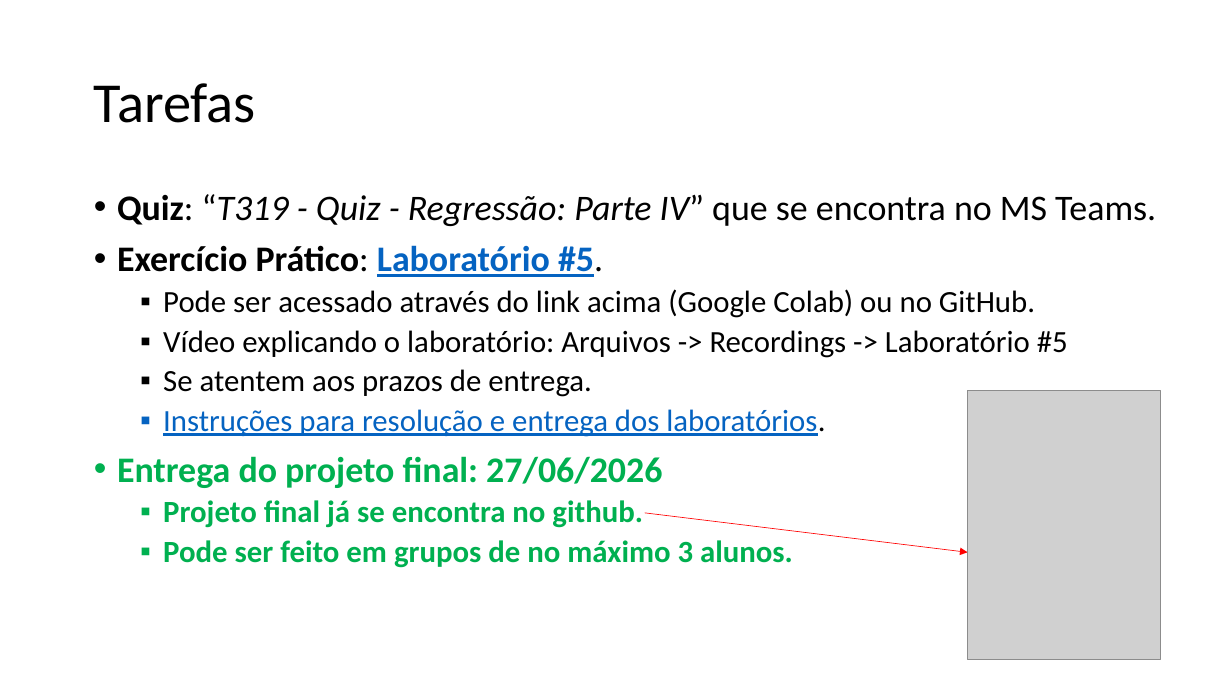
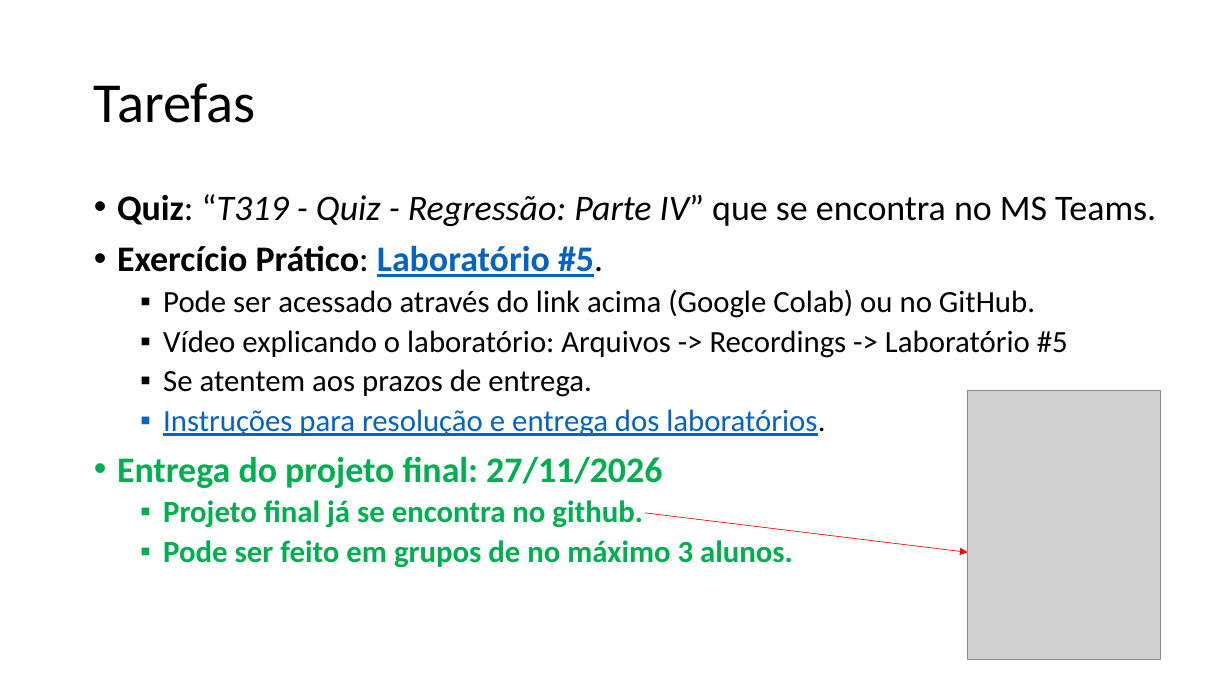
Before and after one commit to zz4fap/t319_aprendizado_de_maquina, a slide deck: slide 31 of slides/T319_Regressão_Linear (Parte IV).pptx. Drawn at 1232x693 pixels with LibreOffice and Linux fonts; fonts in the diff are those of the drawing; grey boxes stand for pictures. Boxes give left, top, right and bottom in pixels: in the first picture for what was removed or moved away, otherwise in the second. Text is boxed around its words. In the diff, an @@ line names an element or a change of style, - is before the commit and + after.

```diff
--- a/slides/T319_Regressão_Linear (Parte IV).pptx
+++ b/slides/T319_Regressão_Linear (Parte IV).pptx
@@ text at (117, 456, 662, 488): text changed @@
-• Entrega do projeto final: 27/06/2026
+• Entrega do projeto final: 27/11/2026
```
Also in this commit, not shown: 7 other slides changed, 1 other file.
